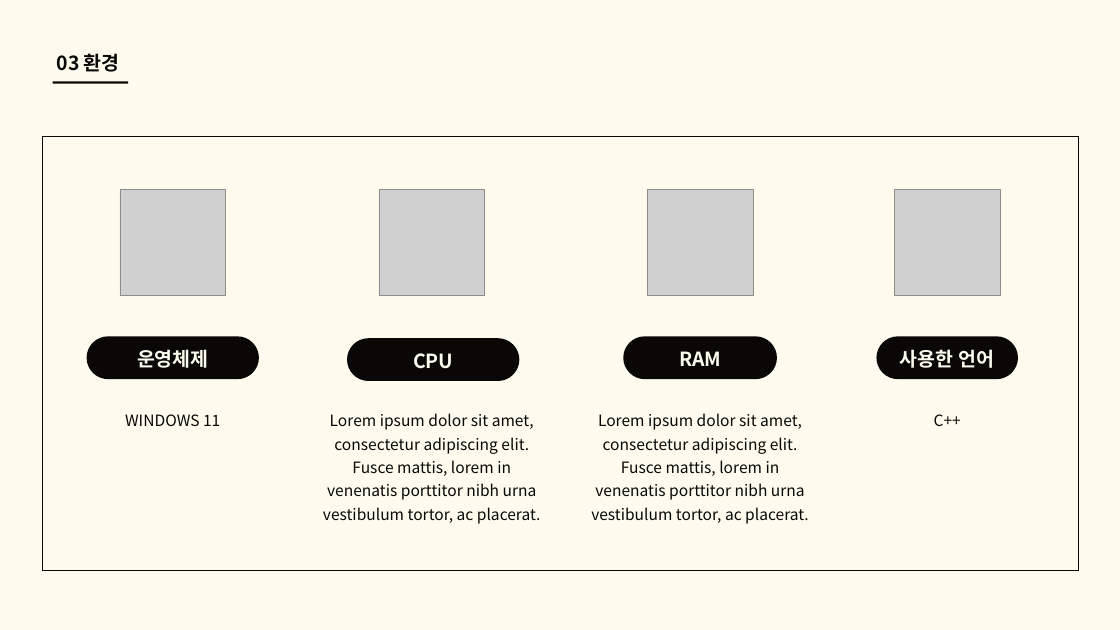
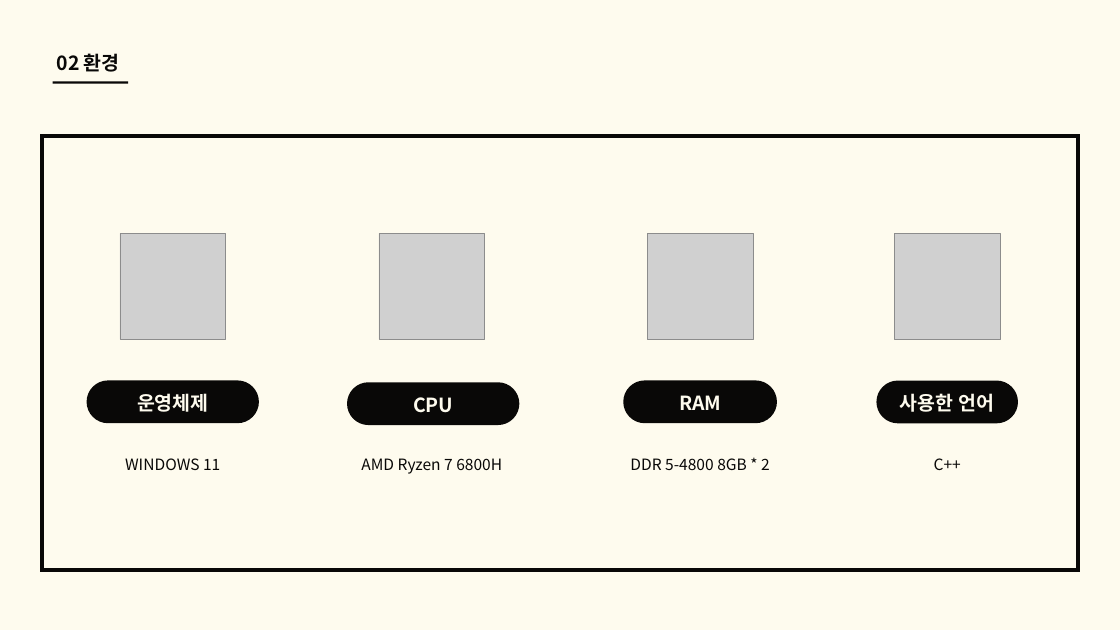
Before and after one commit to good-thing/CargoDriver, a slide deck: slide 3 of 알고리즘 3팀 화물차 알고리즘.pptx (slide 4 before the commit). Drawn at 1120x630 pixels with LibreOffice and Linux fonts; fonts in the diff are those of the drawing; grey boxes stand for pictures. Boxes give left, top, right and bottom in pixels: in the first picture for what was removed or moved away, otherwise in the second. Text is boxed around its words. In the diff, an @@ line names an element or a change of style, - is before the commit and + after.

```diff
--- a/알고리즘 3팀 화물차 알고리즘.pptx
+++ b/알고리즘 3팀 화물차 알고리즘.pptx
@@ text at [57, 53, 120, 72]: text changed @@
-03 환경
+02 환경
@@ freeform shape at [42, 136, 1078, 570]: outline #090807 0.75 pt to #090807 4.5 pt @@
@@ 6 texts, 4 pictures, 4 freeform shapes: place and size @@
-6 texts, 4 pictures, 4 freeform shapes at [87, 189, 1018, 426]
+6 texts, 4 pictures, 4 freeform shapes at [87, 234, 1018, 470]
@@ text at [361, 458, 502, 474]: text changed @@
-Lorem ipsum dolor sit amet, consectetur adipiscing elit. Fusce mattis, lorem in venenatis porttitor nibh urna vestibulum tortor, ac placerat.
+AMD Ryzen 7 6800H
@@ text at [630, 458, 770, 470]: text changed @@
-Lorem ipsum dolor sit amet, consectetur adipiscing elit. Fusce mattis, lorem in venenatis porttitor nibh urna vestibulum tortor, ac placerat.
+DDR 5-4800 8GB * 2
```
Also in this commit, not shown: 2 other slides changed, 14 slides added, 13 slides removed, 22 other files.
